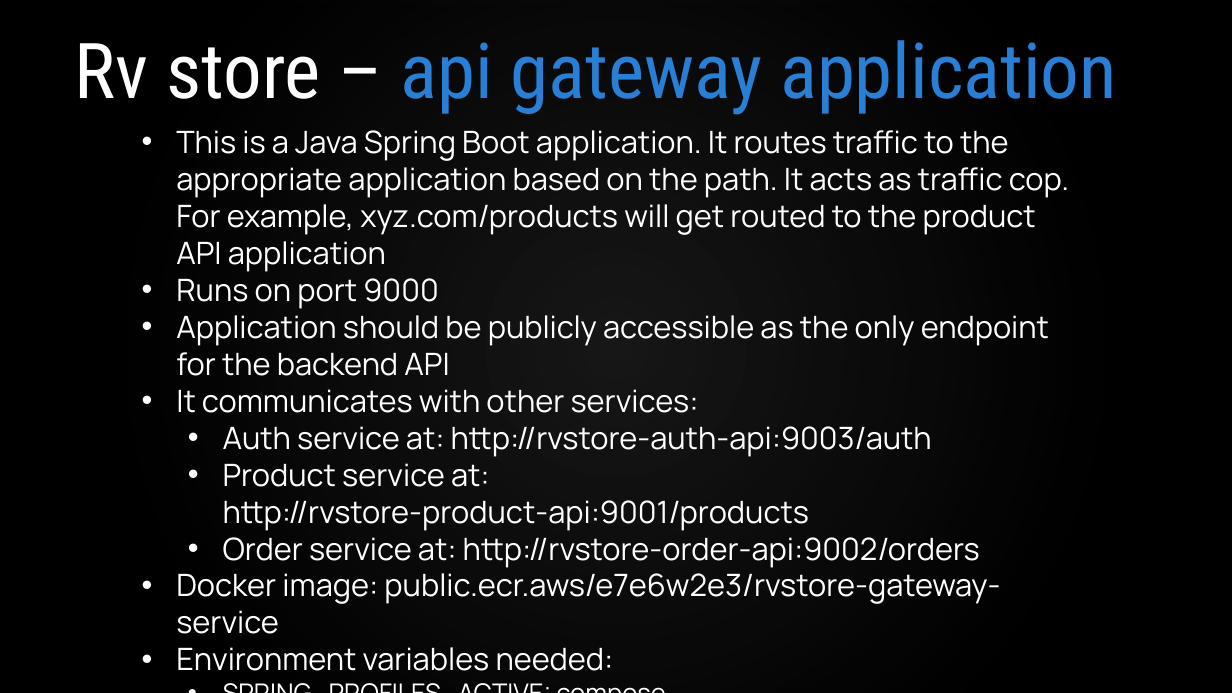
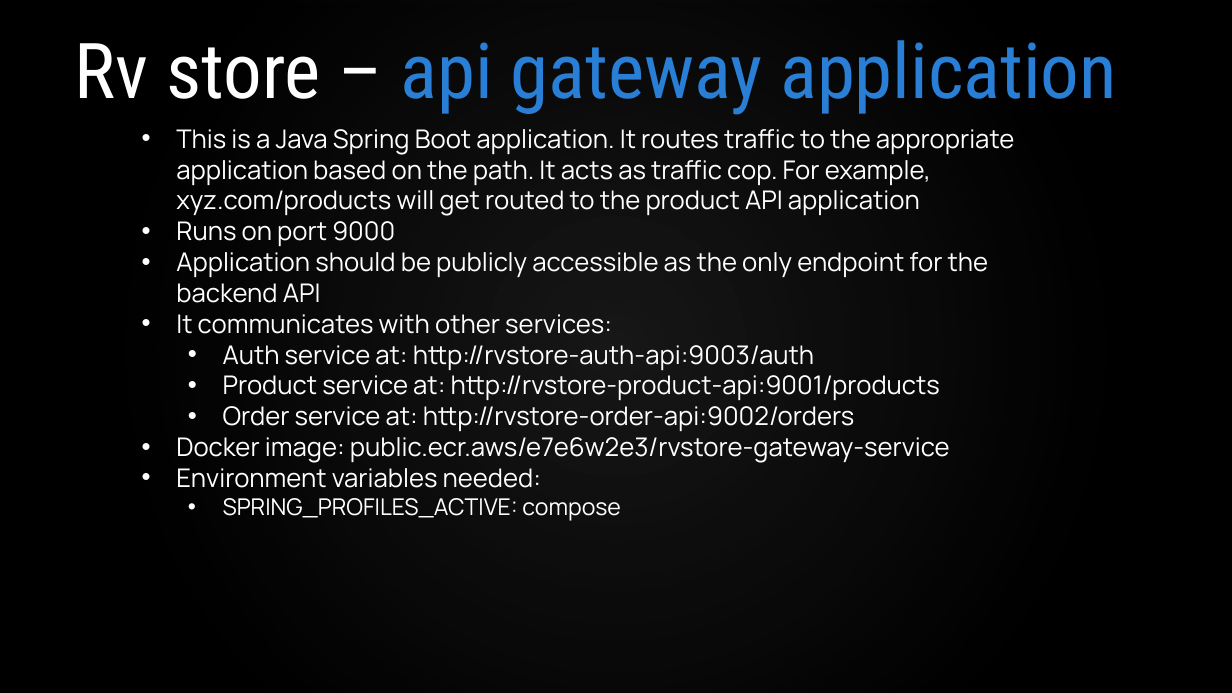
Before and after one commit to VergeOps/k8s-rvstore, a slide deck: slide 14 of rvstore_hackathon/K8s-RV Store Hackathon.pptx. Drawn at 1232x693 pixels with LibreOffice and Linux fonts; fonts in the diff are those of the drawing; background and template pictures are left out. Boxes give left, top, right and bottom in pixels: in the first picture for what was removed or moved away, otherwise in the second. Text is boxed around its words. In the diff, an @@ line names an element or a change of style, - is before the commit and + after.

```diff
--- a/rvstore_hackathon/K8s-RV Store Hackathon.pptx
+++ b/rvstore_hackathon/K8s-RV Store Hackathon.pptx
@@ text "This is a Java Spring ..." at box(176, 129, 1014, 521): size 24 to 20 pt; size 20 to 18 pt in "SPRING_PROFILES_ACTIVE: compose" @@
```
Also in this commit, not shown: 4 other slides changed, 1 other file.
